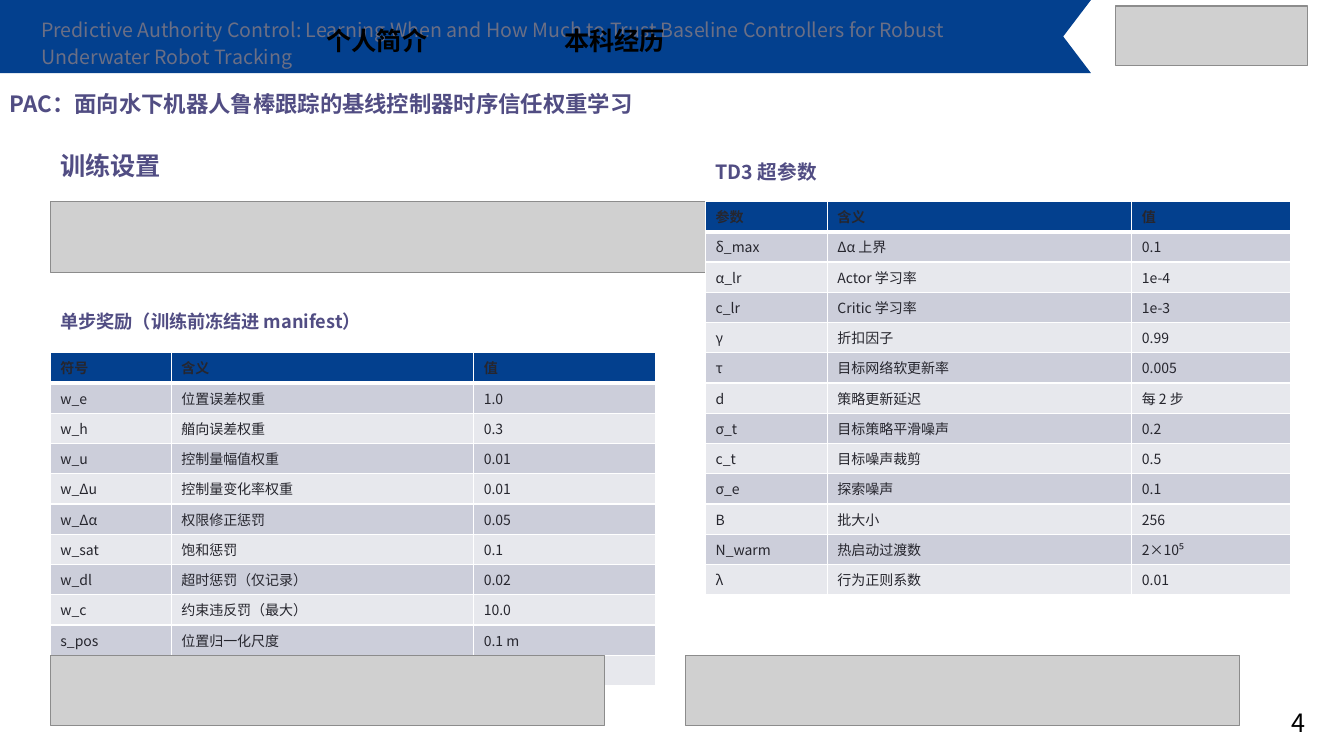
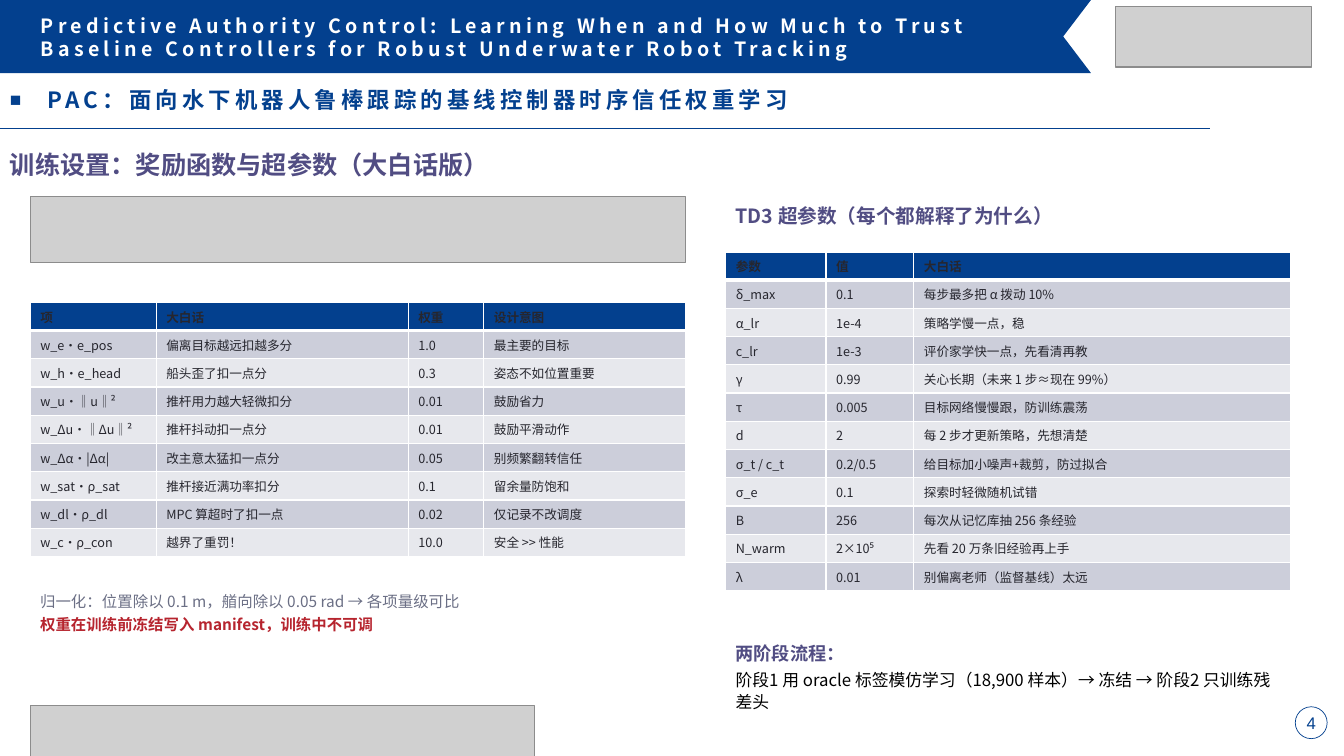
Before and after one commit to Jiacheng-Tian/predictive-authority-control, a slide deck: slide 4 of paper/PAC_组会答辩_完整版.pptx. Drawn at 1344x756 pixels with LibreOffice and Linux fonts; fonts in the diff are those of the drawing; grey boxes stand for pictures. Boxes give left, top, right and bottom in pixels: in the first picture for what was removed or moved away, otherwise in the second. Text is boxed around its words. In the diff, an @@ line names an element or a change of style, - is before the commit and + after.

Commit message:
defense: rewrite S3-S4 with plain-language parameter explanations
S3 (network): 24-dim feature vector fully broken down into 7 groups
(position error 3+1, body velocity 3+1, SMC commands 3+2, saturation 1,
MPC commands 3+2, current estimate 2, trajectory phase 3) — each with
'what it measures' and 'why it matters for trust allocation'. Transformer
processing explained step by step (H=16 window = 160ms, embed 32, 4-head
attention, sigmoid output).

S4 (training): reward function table rewritten with plain-language
column ('偏离目标越远扣越多分', '越界了重罚'). TD3 hyperparameter table now
has '大白话' column explaining WHY each value ('策略学慢一点稳',
'目标网络慢慢跟防震荡', '从记忆库抽256条经验学习').

```diff
--- a/paper/PAC_组会答辩_完整版.pptx
+++ b/paper/PAC_组会答辩_完整版.pptx
@@ text "Predictive Authority Control: Learning When ..." at (858, 18, 963, 34): text colour #6B6F85 to #FFFFFF, letter spacing 0 to 3 pt, bold on; line spacing 1.15 to 1; less space between paragraphs @@
@@ text "个人简介" at (338, 24, 443, 56): text colour #000000 to #FFFFFF, letter spacing 0 to 1.1 pt; alignment left to centre @@
@@ text "本科经历" at (611, 24, 716, 56): text colour #000000 to #FFFFFF, letter spacing 0 to 1.1 pt; alignment left to centre @@
@@ picture: place and size @@
-picture at (1116, 6, 1308, 66)
+picture at (1116, 6, 1312, 68)
@@ text "PAC：面向水下机器人鲁棒跟踪的基线控制器时序信任权重学习" at (129, 86, 787, 114): text colour #514D83 to #03408E, letter spacing 0 to 3 pt; bullet none to ■; line spacing 1.15 to 1; less space between paragraphs @@
@@ text added at (1167, 66, 1272, 69), 18 pt, text #FFFFFF, bold @@
+读研展望
@@ line added from (0, 129) to (1211, 129), #03408E 0.5 pt @@
@@ text at (10, 152, 489, 177): text changed @@
-训练设置
+训练设置：奖励函数与超参数（大白话版）
@@ picture: place and size @@
-picture at (50, 202, 756, 272)
+picture at (30, 197, 686, 262)
@@ text at (736, 206, 1053, 225): text changed @@
-TD3 超参数
+TD3 超参数（每个都解释了为什么）
@@ table at (726, 252, 1291, 591) @@
-row 1: 参数 | 含义 | 值
-row 2: δ_max | Δα 上界 | 0.1
-row 3: α_lr | Actor 学习率 | 1e-4
-row 4: c_lr | Critic 学习率 | 1e-3
-row 5: γ | 折扣因子 | 0.99
-row 6: τ | 目标网络软更新率 | 0.005
-row 7: d | 策略更新延迟 | 每 2 步
-row 8: σ_t | 目标策略平滑噪声 | 0.2
-row 9: c_t | 目标噪声裁剪 | 0.5
-row 10: σ_e | 探索噪声 | 0.1
-row 11: B | 批大小 | 256
-row 12: N_warm | 热启动过渡数 | 2×10⁵
-row 13: λ | 行为正则系数 | 0.01
+row 1: 参数 | 值 | 大白话
+row 2: δ_max | 0.1 | 每步最多把 α 拨动 10%
+row 3: α_lr | 1e-4 | 策略学慢一点，稳
+row 4: c_lr | 1e-3 | 评价家学快一点，先看清再教
+row 5: γ | 0.99 | 关心长期（未来 1 步≈现在 99%）
+row 6: τ | 0.005 | 目标网络慢慢跟，防训练震荡
+row 7: d | 2 | 每 2 步才更新策略，先想清楚
+row 8: σ_t / c_t | 0.2/0.5 | 给目标加小噪声+裁剪，防过拟合
+row 9: σ_e | 0.1 | 探索时轻微随机试错
+row 10: B | 256 | 每次从记忆库抽 256 条经验
+row 11: N_warm | 2×10⁵ | 先看 20 万条旧经验再上手
+row 12: λ | 0.01 | 别偏离老师（监督基线）太远
@@ table: place and size @@
-table at (706, 202, 1291, 595)
+table at (726, 252, 1291, 591)
@@ table added at (30, 302, 686, 557), 9 rows, 4 columns @@
+项 | 大白话 | 权重 | 设计意图
+w_e·e_pos | 偏离目标越远扣越多分 | 1.0 | 最主要的目标
+w_h·e_head | 船头歪了扣一点分 | 0.3 | 姿态不如位置重要
+w_u·‖u‖² | 推杆用力越大轻微扣分 | 0.01 | 鼓励省力
+w_Δu·‖Δu‖² | 推杆抖动扣一点分 | 0.01 | 鼓励平滑动作
+w_Δα·|Δα| | 改主意太猛扣一点分 | 0.05 | 别频繁翻转信任
+w_sat·ρ_sat | 推杆接近满功率扣分 | 0.1 | 留余量防饱和
+w_dl·ρ_dl | MPC 算超时了扣一点 | 0.02 | 仅记录不改调度
+w_c·ρ_con | 越界了重罚！ | 10.0 | 安全 >> 性能
@@ text removed at (60, 312, 361, 330) @@
-单步奖励（训练前冻结进 manifest）
@@ table removed at (50, 353, 655, 686), 11 rows, 3 columns @@
-符号 | 含义 | 值
-w_e | 位置误差权重 | 1.0
-w_h | 艏向误差权重 | 0.3
-w_u | 控制量幅值权重 | 0.01
-w_Δu | 控制量变化率权重 | 0.01
-w_Δα | 权限修正惩罚 | 0.05
-w_sat | 饱和惩罚 | 0.1
-w_dl | 超时惩罚（仅记录） | 0.02
-w_c | 约束违反罚（最大） | 10.0
-s_pos | 位置归一化尺度 | 0.1 m
-s_head | 艏向归一化尺度 | 0.05 rad
@@ text added at (40, 594, 460, 632), 11 pt, text #6B6F85 @@
+归一化：位置除以 0.1 m，艏向除以 0.05 rad → 各项量级可比
+权重在训练前冻结写入 manifest，训练中不可调
@@ picture removed at (50, 655, 605, 726) @@
@@ text added at (736, 644, 1270, 709), 12 pt, text #000000 @@
+两阶段流程：
+阶段1 用 oracle 标签模仿学习（18,900 样本）→ 冻结 → 阶段2 只训练残差头
@@ picture: place and size @@
-picture at (686, 655, 1240, 726)
+picture at (30, 706, 534, 756)
@@ page number at (1307, 717, 1316, 729): size 18 to 12 pt, font Noto Sans CJK SC to Arial, text colour #000000 to #03408E; alignment left to centre; vertical alignment top to middle @@
@@ ellipse added at (1296, 707, 1328, 739), fill #FFFFFF, outline #03408E 0.5 pt @@
```
Also in this commit, not shown: 13 other slides changed, 1 slide removed.
